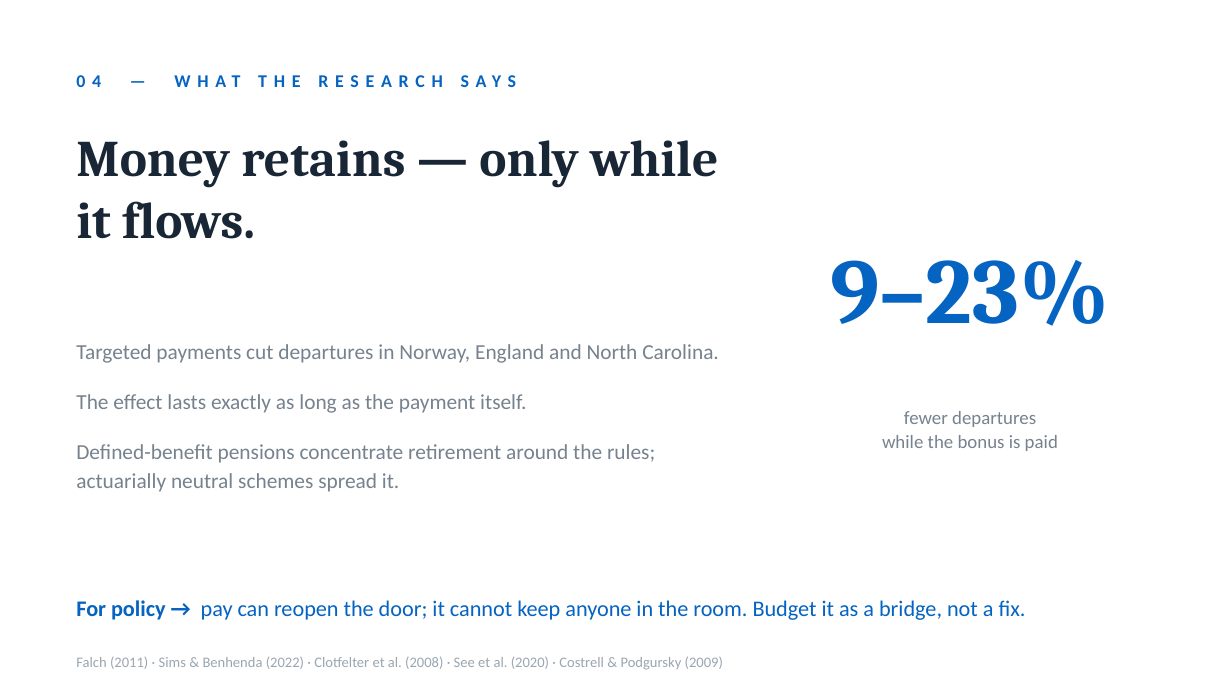
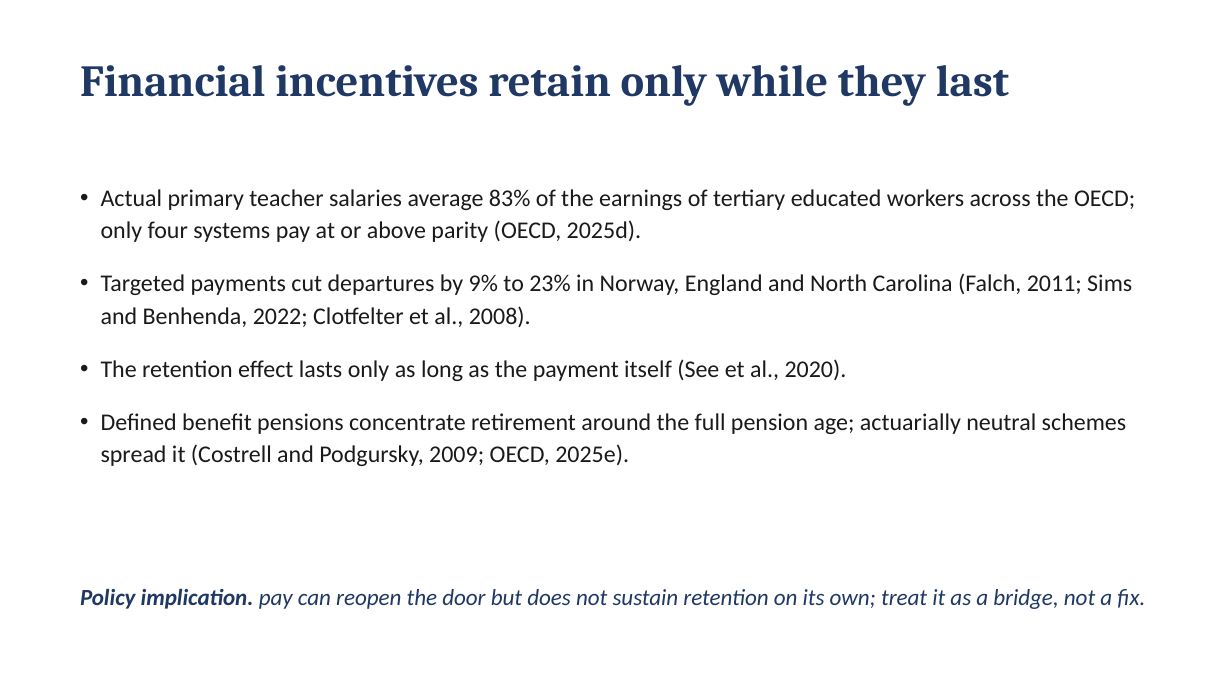
Before and after one commit to jedr1-ship-it/Former-Teachers, a slide deck: slide 5 of Former_Teachers_key_messages.pptx. Drawn at 1232x693 pixels with LibreOffice and Linux fonts; fonts in the diff are those of the drawing. Boxes give left, top, right and bottom in pixels: in the first picture for what was removed or moved away, otherwise in the second. Text is boxed around its words. In the diff, an @@ line names an element or a change of style, - is before the commit and + after.

```diff
--- a/Former_Teachers_key_messages.pptx
+++ b/Former_Teachers_key_messages.pptx
@@ text "Financial incentives retain only while ..." at (80,65,1009,106): vertical alignment middle to top @@
@@ text at (80,65,1009,106): text changed; size 10.5 to 26 pt; font Calibri to Cambria; text colour #0563C1 to #1F3864 @@
-04 — WHAT THE RESEARCH SAYS
+Financial incentives retain only while they last
@@ text removed at (76,140,718,239) @@
-Money retains — only while it flows.
@@ text at (101,189,1135,466): text changed; size 12.5 to 14 pt; text colour #76828E to #1A1A1A @@
-Targeted payments cut departures in Norway, England and North Carolina.
-The effect lasts exactly as long as the payment itself.
-Defined-benefit pensions concentrate retirement around the rules; actuarially neutral schemes spread it.
+• Actual primary teacher salaries average 83% of the earnings of tertiary educated workers across the OECD; only four systems pay at or above parity (OECD, 2025d).
+• Targeted payments cut departures by 9% to 23% in Norway, England and North Carolina (Falch, 2011; Sims and Benhenda, 2022; Clotfelter et al., 2008).
+• The retention effect lasts only as long as the payment itself (See et al., 2020).
+• Defined benefit pensions concentrate retirement around the full pension age; actuarially neutral schemes spread it (Costrell and Podgursky, 2009; OECD, 2025e).
@@ text removed at (830,260,1110,326) @@
-9–23%
@@ text removed at (882,411,1058,451) @@
-fewer departures
-while the bonus is paid
@@ text at (80,588,1145,609): text changed; size 13 to 13.5 pt; text colour #0563C1 to #1F3864; italic on @@
-For policy → pay can reopen the door; it cannot keep anyone in the room. Budget it as a bridge, not a fix.
+Policy implication. pay can reopen the door but does not sustain retention on its own; treat it as a bridge, not a fix.
@@ text "Policy implication. pay can reopen ..." at (80,588,1145,609): vertical alignment middle to top @@
@@ text removed at (76,657,723,670) @@
-Falch (2011) · Sims & Benhenda (2022) · Clotfelter et al. (2008) · See et al. (2020) · Costrell & Podgursky (2009)
```
Also in this commit, not shown: 4 other slides changed, 2 slides added, 2 slides removed.
